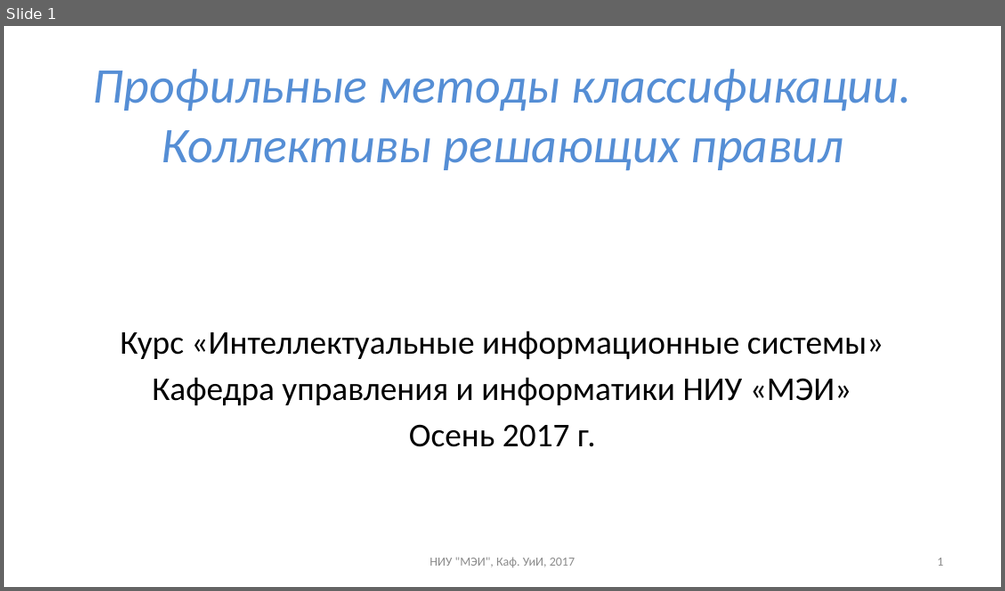
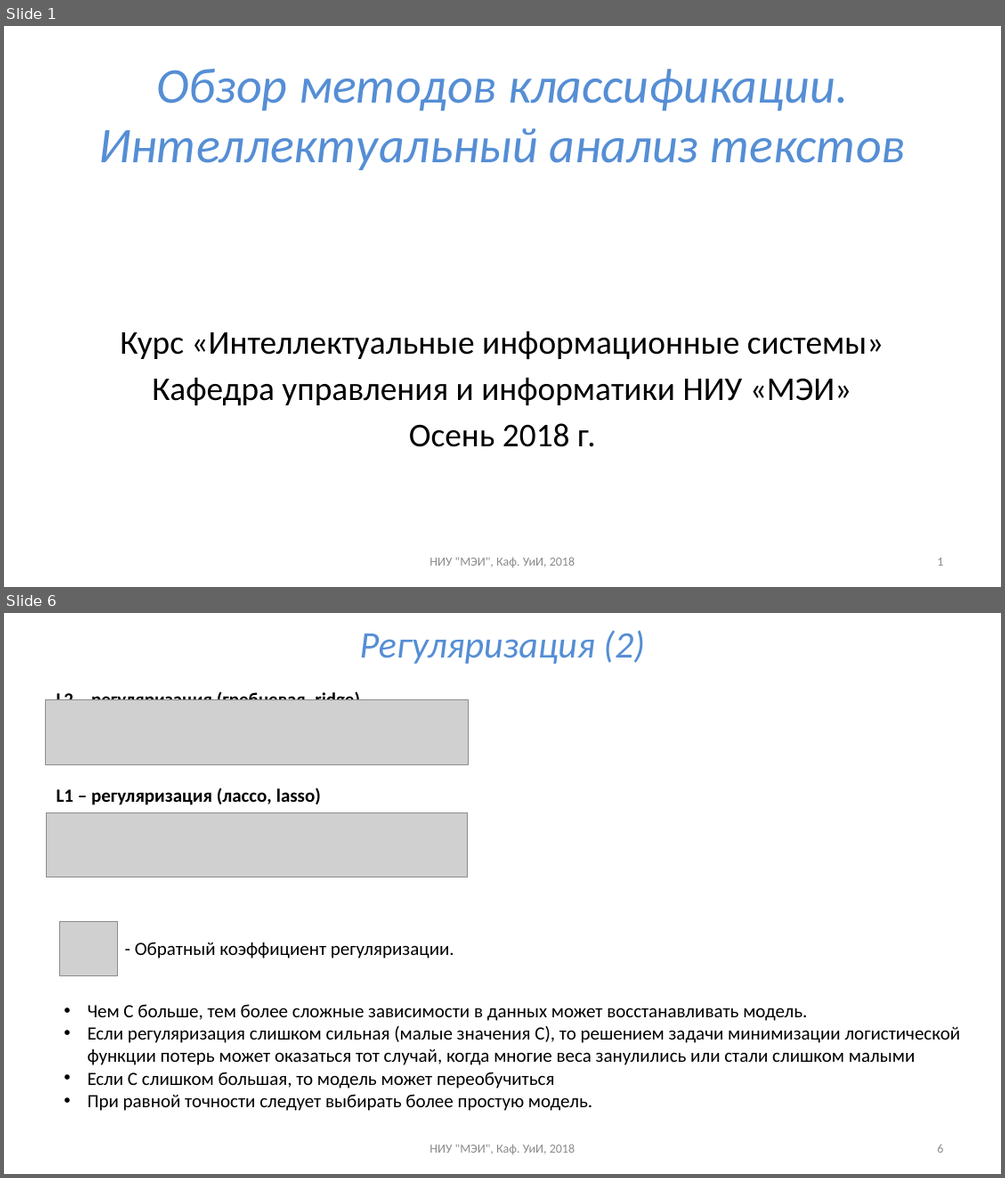
Before and after one commit to uii-mpei/uii-mpei.github.io, a slide deck: study/courses/iis/IIS_lec_4.pptx. Shown one above the other, each under a label of ours: slide 1 before the commit, slides 1 and 6 after it; the slides between them are not shown. The pictures are 1005x591 and 1005x1178 pixels, drawn with LibreOffice and Linux fonts; fonts in the diff are those of the drawing; grey boxes stand for pictures. Boxes give left, top, right and bottom in pixels: in the first picture for what was removed or moved away, otherwise in the second. Text is boxed around its words. In the diff, an @@ line names an element or a change of style, - is before the commit and + after.

```diff
--- a/study/courses/iis/IIS_lec_4.pptx
+++ b/study/courses/iis/IIS_lec_4.pptx
@@ slide 6 added at (4,613,1001,1174), background #FFFFFF @@
@@ title added at (360,630,645,664), 36 pt, text #558ED5, italic @@
+Регуляризация (2)
@@ text added at (57,690,360,700), 18 pt, text #000000, bold @@
+L2 – регуляризация (гребневая, ridge)
@@ picture added at (45,699,469,764) @@
@@ text added at (57,787,321,805), 18 pt, text #000000, bold @@
+L1 – регуляризация (лассо, lasso)
@@ picture added at (46,812,468,877) @@
@@ picture added at (59,921,118,975) @@
@@ text added at (135,941,454,958), 18 pt, text #000000 @@
+- Обратный коэффициент регуляризации.
@@ text added at (88,1004,961,1111), 18 pt, text #000000 @@
+• Чем С больше, тем более сложные зависимости в данных может восстанавливать модель.
+• Если регуляризация слишком сильная (малые значения C), то решением задачи минимизации логистической функции потерь может оказаться тот случай, когда многие веса занулились или стали слишком малыми
+• Если С слишком большая, то модель может переобучиться
+• При равной точности следует выбирать более простую модель.
@@ text added at (429,1143,574,1154), 12 pt, text #8C8C8C @@
+НИУ "МЭИ", Каф. УиИ, 2018
@@ page number added at (937,1144,943,1152), 12 pt, text #8C8C8C @@
+6
@@ slide 1 changed as well @@
@@ title at (99,69,906,170): text changed @@
-Профильные методы классификации.
-Коллективы решающих правил
+Обзор методов классификации.
+Интеллектуальный анализ текстов
@@ text at (409,423,596,447): text changed @@
-Осень 2017 г.
+Осень 2018 г.
@@ text at (429,556,574,567): text changed @@
-НИУ "МЭИ", Каф. УиИ, 2017
+НИУ "МЭИ", Каф. УиИ, 2018
```
Also in this commit, not shown: 22 other slides added, 19 slides removed, 1 other file.
